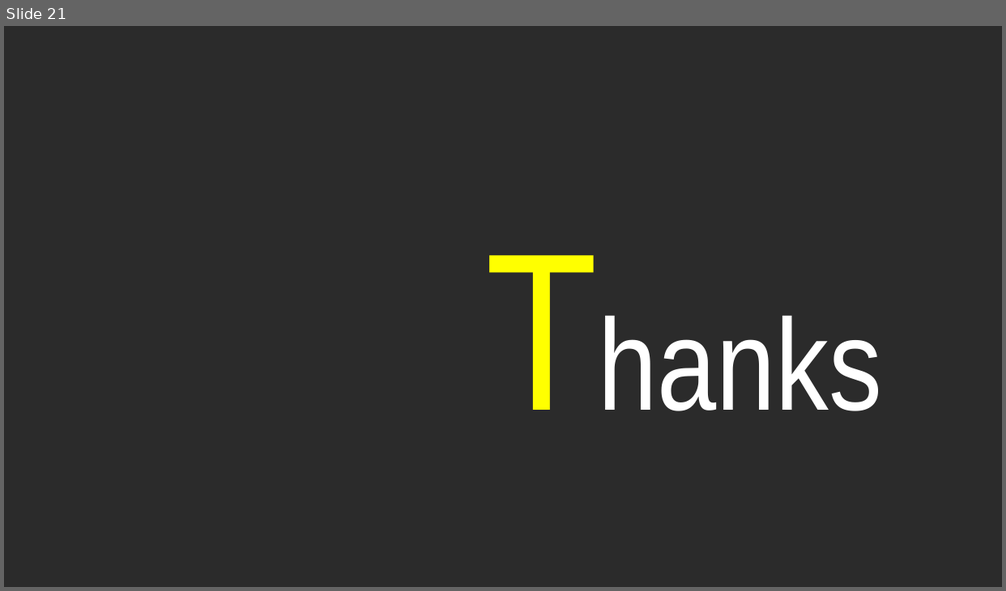
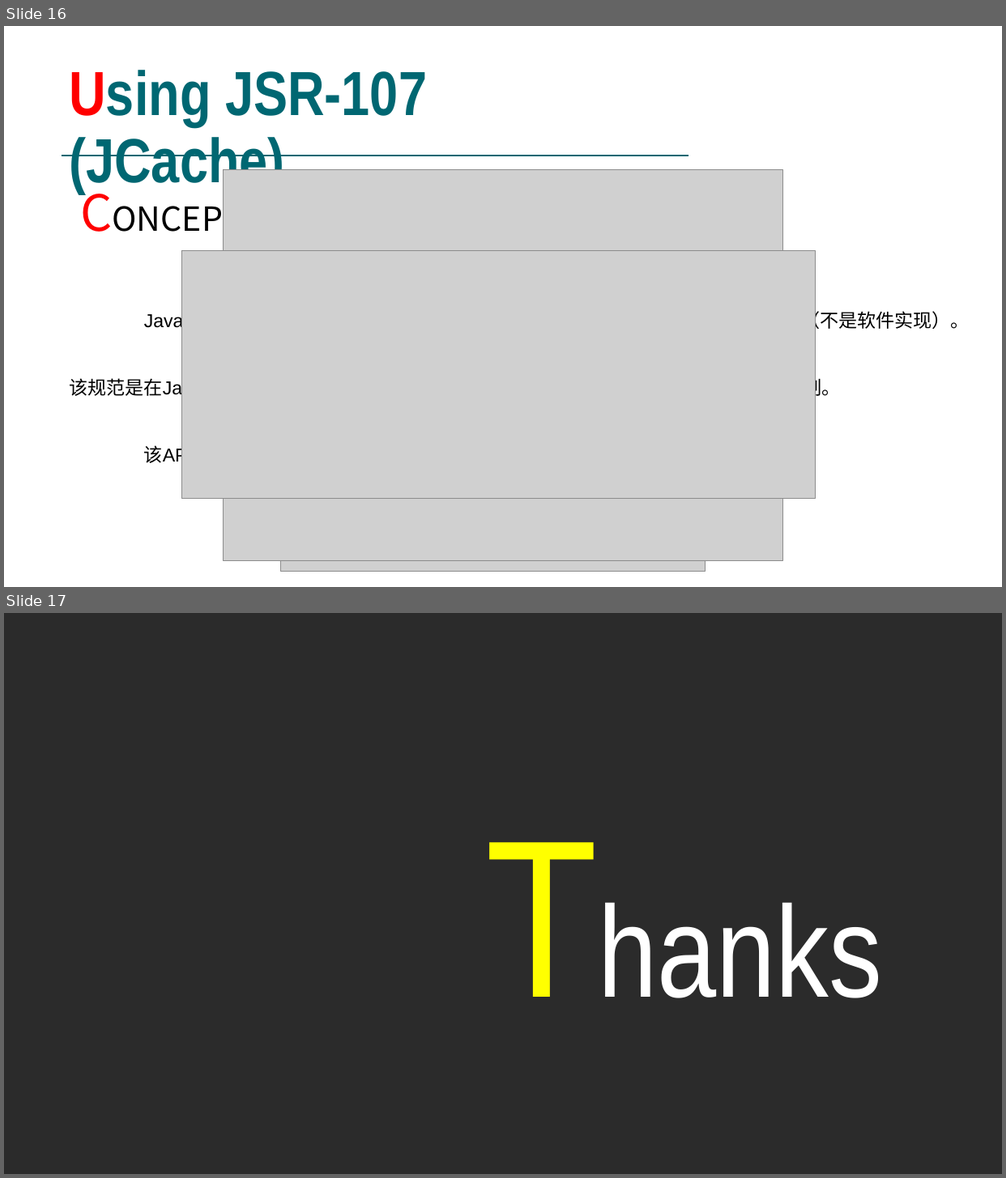
Before and after one commit to DamienJScott/TRAINNING-EHCACHE-SAMPLE, a slide deck: ppt/EHCache.pptx. Shown one above the other, each under a label of ours: slide 21 before the commit, slides 16 and 17 after it. The pictures are 1006x591 and 1006x1178 pixels, drawn with LibreOffice and Linux fonts; fonts in the diff are those of the drawing; grey boxes stand for pictures; background and template pictures are left out; a plain dark background stands for a picture behind light text. Boxes give left, top, right and bottom in pixels: in the first picture for what was removed or moved away, otherwise in the second. Text is boxed around its words. In the diff, an @@ line names an element or a change of style, - is before the commit and + after.

```diff
--- a/ppt/EHCache.pptx
+++ b/ppt/EHCache.pptx
@@ slide 16 added at (x1=4, y1=26, x2=1002, y2=587), background #FFFFFF @@
@@ text added at (x1=69, y1=70, x2=427, y2=194), 60 pt, text #006772, bold @@
+Using JSR-107 (JCache)
@@ line added from (62, 156) to (689, 156), #006772 1.5 pt @@
@@ picture added at (x1=224, y1=169, x2=782, y2=561) @@
@@ picture added at (x1=182, y1=250, x2=816, y2=498) @@
@@ text added at (x1=69, y1=312, x2=970, y2=467), 18 pt, text #000000 @@
+CONCEPTS
+Java临时缓存API（JSR-107），也称为JCache，是定义javax.cache API的规范（不是软件实现）。该规范是在Java社区流程下开发的，其目的是为Java应用程序提供标准化的缓存概念和机制。
+该API易于使用，被设计为缓存标准，并且与供应商无关。
@@ picture added at (x1=280, y1=469, x2=705, y2=571) @@
@@ what was slide 21 is now slide 17 @@
```
Also in this commit, not shown: 5 slides changed, 3 other slides added, 8 slides removed.
